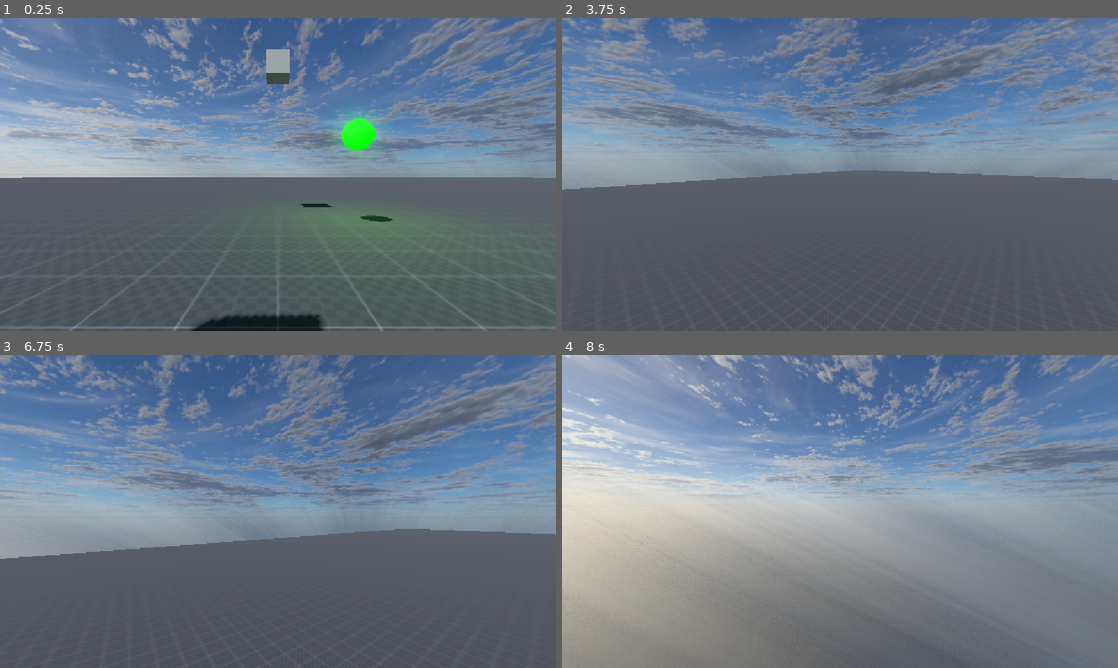
Above: before the commit, frames 1-4 (two rows, left to right).
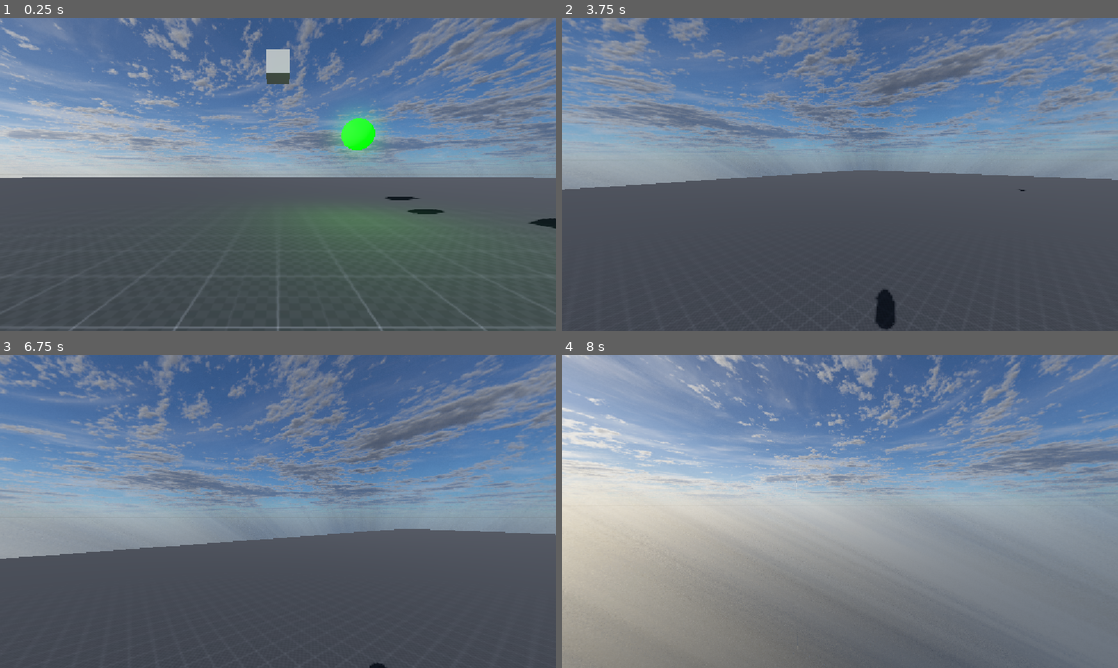
Above: after the commit, the same moments.

Repository: E1fl4/godot-test-1
Game: Godot game, scene res://scenes/Main.tscn
The game is run twice, just before and just after one commit, with the same random seed, the same clock (stepped at 60 frames per second) and the same inputs.
Inputs (mouse positions are in pixels of both pictures, inside the frame that each line leads up to):
- Up to frame 1 (0.25 s): no input
- Up to frame 2 (3.75 s): tap Enter (ui_accept) at 0.5, 0.77, 1.52, 3.02 s; move the mouse to (867, 174) at 0.52 s; hold E (e) 0.53-1.28 s; hold Up (ui_up) from 0.53 s (still down); move the mouse to (812, 174) at 1.27 s; tap Q (fyoom) at 1.35 s; move the mouse to (851, 168) at 2.02 s; hold Shift (shift) 2.03-2.78 s; move the mouse to (834, 180) at 2.77 s; tap Tab (tab) at 2.85 s; move the mouse to (878, 177) at 3.52 s; tap R at 3.6 s
- Up to frame 3 (6.75 s): tap Enter (ui_accept) at 3.77, 4.25, 4.52, 6.02 s; move the mouse to (233, 508) at 4.27 s; tap E (e) at 4.35 s; move the mouse to (283, 511) at 5.02 s; tap Q (fyoom) at 5.1 s; move the mouse to (255, 505) at 5.77 s; release Up (ui_up) at 5.78 s; hold Right (ui_right) 5.78-6.53 s; tap Shift (shift) at 5.85 s; move the mouse to (305, 511) at 6.52 s; hold Up (ui_up) from 6.53 s (still down); hold Tab (tab) from 6.53 s (still down)
- Up to frame 4 (8 s): keep holding Up (ui_up); tap Enter (ui_accept) at 6.77, 7.52 s; move the mouse to (812, 511) at 7.27 s; release Tab (tab) at 7.28 s; tap R at 7.35 s

The runs differ from the first frame. In frame 1, 1.7% of the frame differs, in the area x 34-100%, y 10-100%; in frame 2, 0.4%; in frame 3, less than 0.1%; in frame 4, nothing differs.

Commit message:
bedre retning på lys

Diff:
--- a/3D/scenes/Main.tscn
+++ b/3D/scenes/Main.tscn
@@ -48,7 +48,7 @@
 transform = Transform3D(1, 0, 0, 0, 1, 0, 0, 0, 1, -2.9500084, 8.891414, 3.8146973e-06)
 
 [node name="DirectionalLight3D" type="DirectionalLight3D" parent="." unique_id=1954900822]
-transform = Transform3D(-0.6853352, -0.66816854, -0.28959697, -0.08182546, -0.32450023, 0.9423397, -0.7236161, 0.6695149, 0.16771817, 0, 0, 0)
+transform = Transform3D(-0.44027513, -0.5149018, -0.7355501, 0.033960685, -0.82818705, 0.559422, -0.89722025, 0.22131984, 0.38211656, 0, 0, 0)
 shadow_enabled = true
 
 [node name="WorldEnvironment" type="WorldEnvironment" parent="." unique_id=1012116842]
